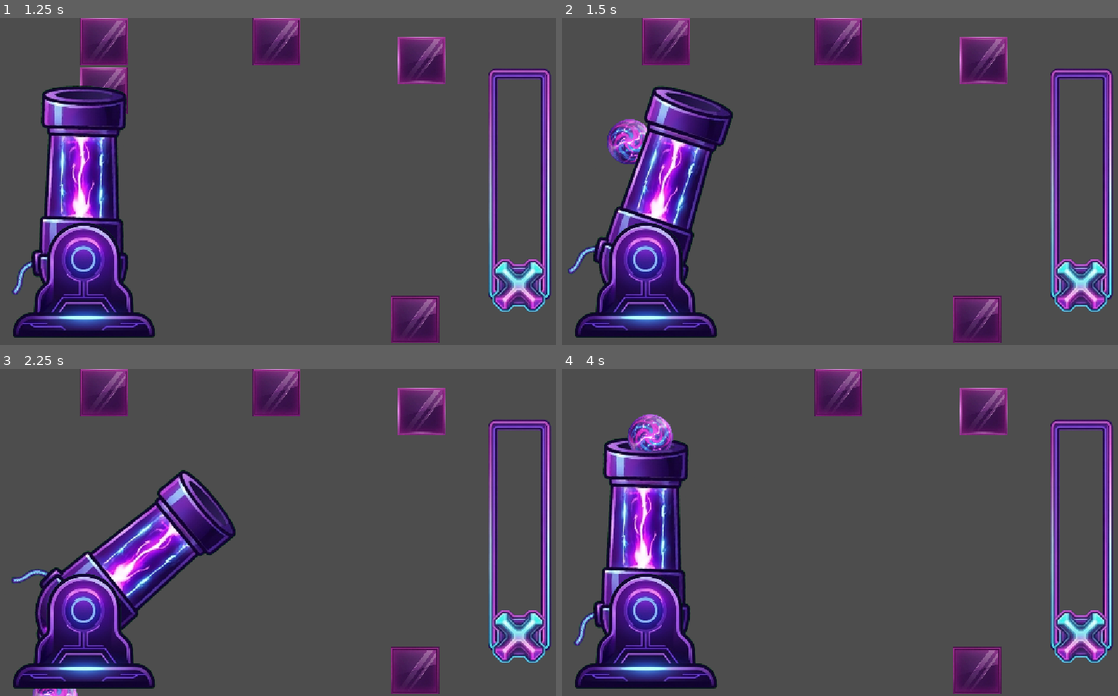
Above: before the commit, frames 1-4 (two rows, left to right).
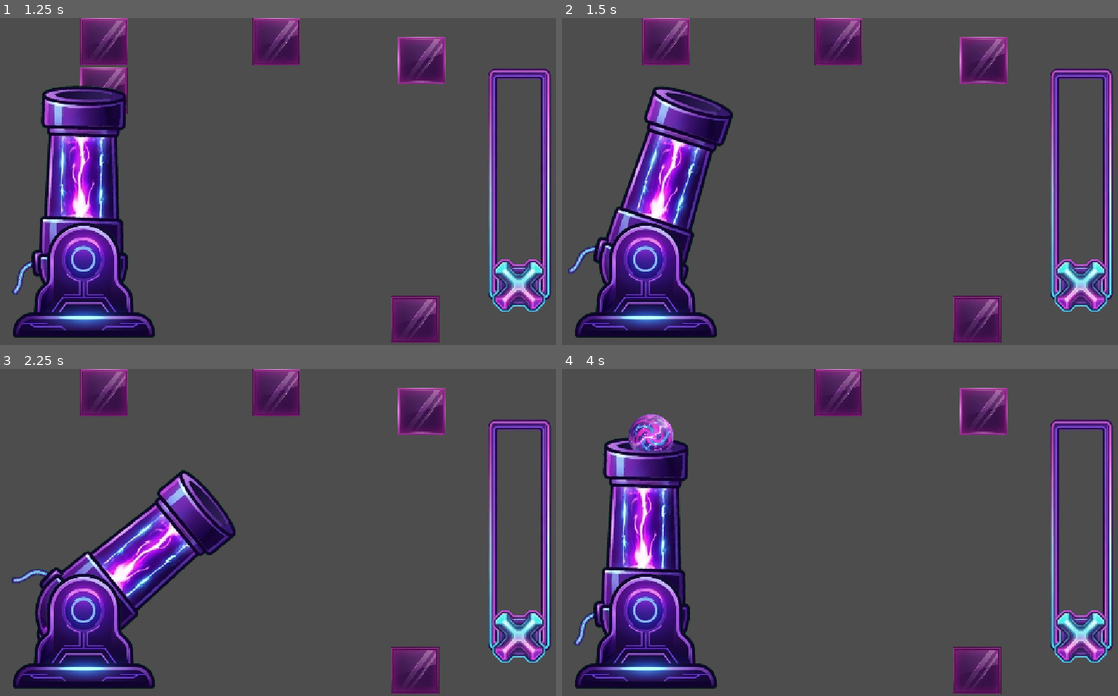
Above: after the commit, the same moments.

Repository: Zidan-09/Arc-Impact
Game: Godot game, scene res://components/cannon-controller/CannonController.tscn
Same seed, same stepped clock (60 frames per second), same inputs: the game is played once before the commit and once after it. This scene is started directly instead of the project's main scene.
Inputs (mouse positions are in pixels of both pictures, inside the frame that each line leads up to):
- Up to frame 1 (1.25 s): tap Enter at 0.5 s; drag from (405, 269) to (344, 109) at 0.52 s
- Up to frame 2 (1.5 s): tap Space at 1.25 s; drag from (734, 197) to (823, 246) at 1.27 s
- Up to frame 3 (2.25 s): move the mouse to (344, 460) at 2.02 s; click (344, 460) at 2.17 s
- Up to frame 4 (4 s): tap Enter at 2.75 s; drag from (823, 597) to (673, 483) at 2.77 s; tap Space at 3.5, 3.77 s; move the mouse to (1023, 581) at 3.52 s; click (1023, 581) at 3.67 s

Frame 1 is identical in both runs. In frame 2, 0.7% of the frame differs, in the area x 8-16%, y 30-45%; in frame 3, 0.2%; in frame 4, 0.4%.

Commit message:
feat(bullet-kill): implemented a bullet detector to remove then from inside of cannon

Diff:
--- a/components/bullet/bullet.gd
+++ b/components/bullet/bullet.gd
@@ -1,11 +1,12 @@
 extends RigidBody2D
+
+var is_broken: bool = false
 
 @export_range(0.0, 1.0) var glass_impact_loss: float = 0.25
 
 @onready var hit_detector: Area2D = $HitDetector
 
 var hit_glass: bool = false
-
 
 func _ready() -> void:
 	hit_detector.body_entered.connect(_on_hit_detector_body_entered)
@@ -20,8 +21,14 @@
 
 	hit_glass = true
 
-	# Reduz a velocidade antes de continuar.
 	linear_velocity *= (1.0 - glass_impact_loss)
 
-	# Quebra o vidro.
 	body.break_glass()
+
+func del_bullet():
+	if is_broken:
+		return
+
+	is_broken = true
+
+	queue_free()
--- /dev/null
+++ b/components/cannon/bullet_return_detector.gd
@@ -0,0 +1,10 @@
+extends Area2D
+
+func _ready() -> void:
+	body_entered.connect(_on_bullet_return_detector_body_entered)
+
+func _on_bullet_return_detector_body_entered(body: Node2D) -> void:
+	if not body.has_method("del_bullet"):
+		return
+
+	body.del_bullet()
--- a/components/cannon/cannon.tscn
+++ b/components/cannon/cannon.tscn
@@ -5,6 +5,18 @@
 [ext_resource type="PackedScene" uid="uid://bsnxkop782soy" path="res://components/bullet/bullet.tscn" id="2_xexr0"]
 [ext_resource type="Texture2D" uid="uid://bsk0lnitudl7e" path="res://assets/cannons/default/barrelBack.png" id="3_lxeh7"]
 [ext_resource type="Texture2D" uid="uid://boll36wsxgjxm" path="res://assets/cannons/default/barrelFront.png" id="4_k4uss"]
+[ext_resource type="Script" uid="uid://d4gek1ol4btmj" path="res://components/cannon/bullet_return_detector.gd" id="5_k4uss"]
+
+[sub_resource type="SegmentShape2D" id="SegmentShape2D_dlv83"]
+a = Vector2(-22, -10)
+b = Vector2(218, -48)
+
+[sub_resource type="SegmentShape2D" id="SegmentShape2D_jhbxb"]
+a = Vector2(46, -64)
+b = Vector2(287, -76)
+
+[sub_resource type="RectangleShape2D" id="RectangleShape2D_jhbxb"]
+size = Vector2(36, 136)
 
 [node name="Cannon" type="Node2D" unique_id=1115613926]
 script = ExtResource("1_nydaa")
@@ -26,6 +38,26 @@
 position = Vector2(114, -9)
 texture = ExtResource("4_k4uss")
 
+[node name="walls" type="StaticBody2D" parent="BarrelPivot" unique_id=931784569]
+
+[node name="bottom" type="CollisionShape2D" parent="BarrelPivot/walls" unique_id=379611027]
+z_index = 10
+position = Vector2(112, 65)
+shape = SubResource("SegmentShape2D_dlv83")
+
+[node name="top" type="CollisionShape2D" parent="BarrelPivot/walls" unique_id=108864054]
+z_index = 10
+position = Vector2(31, -19)
+shape = SubResource("SegmentShape2D_jhbxb")
+
+[node name="BulletReturnDetector" type="Area2D" parent="BarrelPivot" unique_id=1575421084]
+script = ExtResource("5_k4uss")
+
+[node name="Detector" type="CollisionShape2D" parent="BarrelPivot/BulletReturnDetector" unique_id=1101689337]
+z_index = 10
+position = Vector2(89, -13)
+shape = SubResource("RectangleShape2D_jhbxb")
+
 [node name="base" type="Sprite2D" parent="." unique_id=1341633424]
 z_index = 4
 scale = Vector2(0.8, 0.8)
Not shown, added: components/cannon/bullet_return_detector.gd.uid
